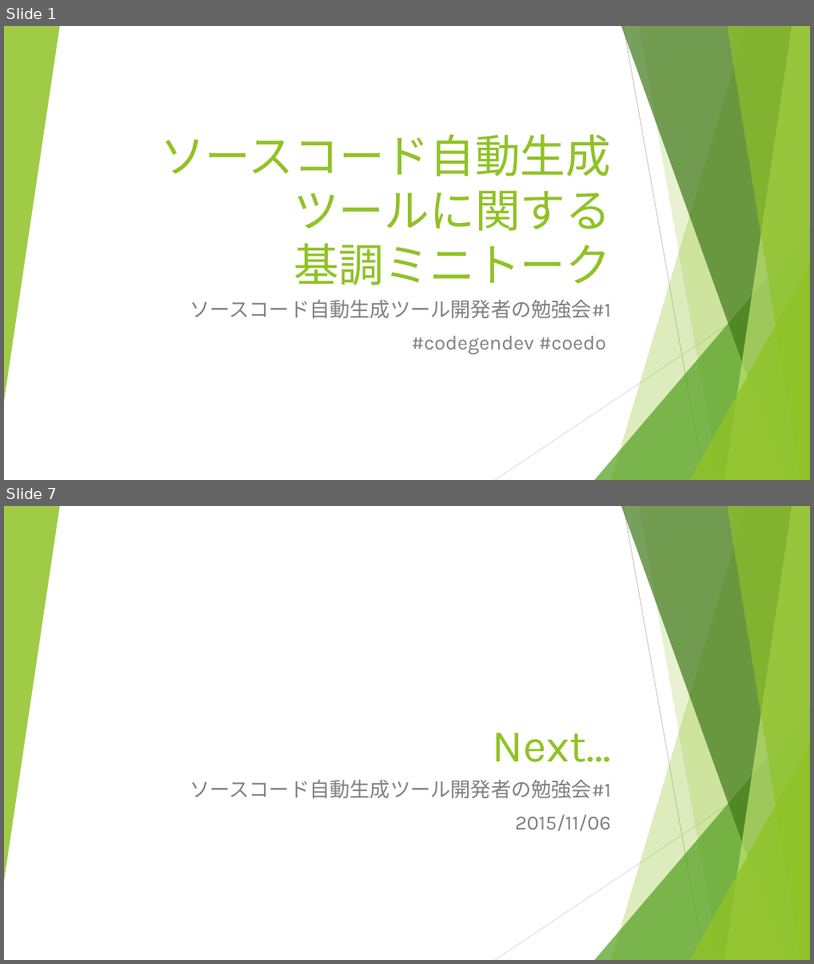
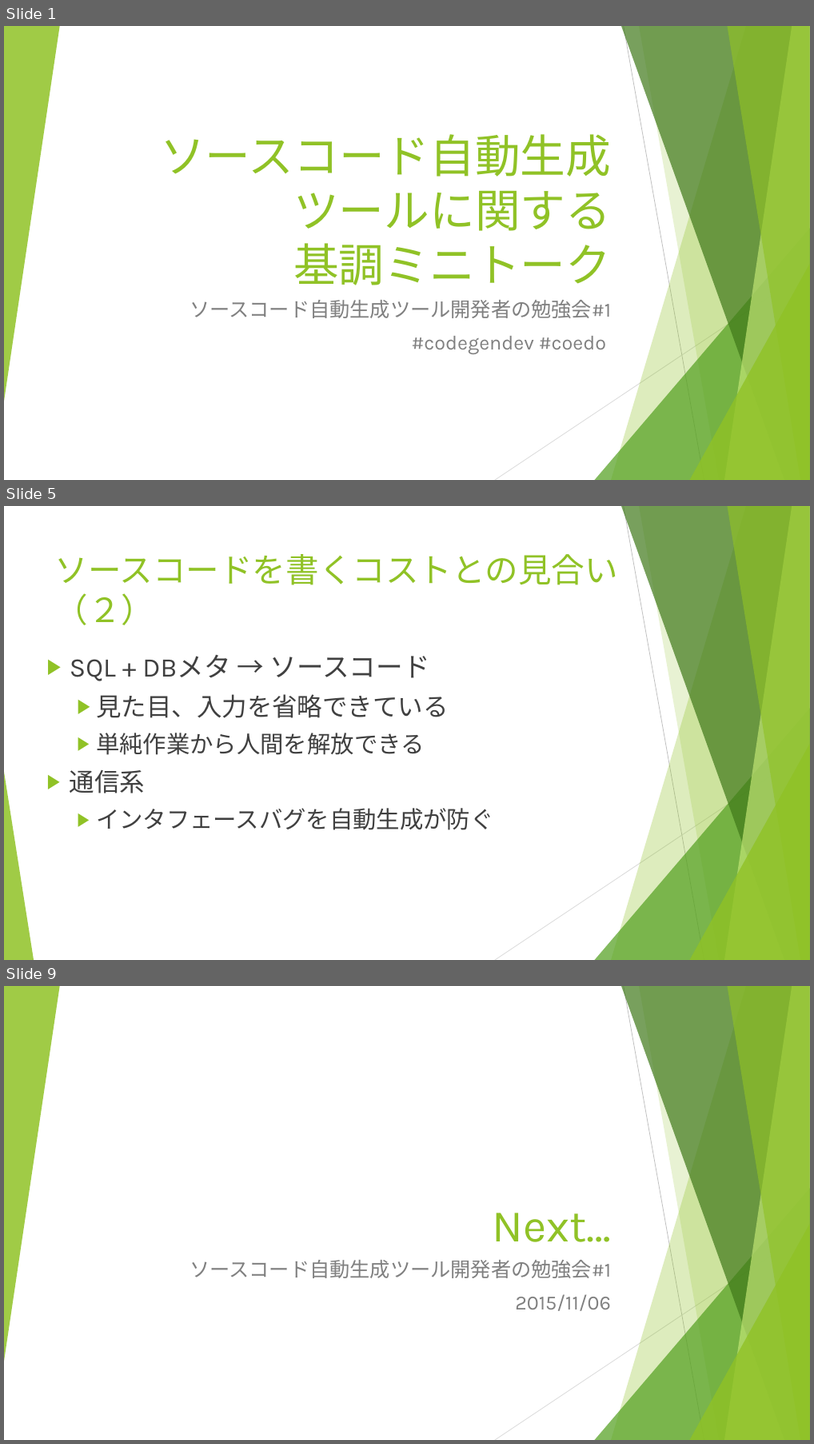
Before and after one commit to igapyon/docs, a slide deck: ppt/codegendev-opening.pptx. Shown one above the other, each under a label of ours: slides 1 and 7 before the commit, slides 1, 5 and 9 after it; the slides between them are not shown. The pictures are 814x964 and 814x1444 pixels, drawn with LibreOffice and Linux fonts; fonts in the diff are those of the drawing. Boxes give left, top, right and bottom in pixels: in the first picture for what was removed or moved away, otherwise in the second. Text is boxed around its words. In the diff, an @@ line names an element or a change of style, - is before the commit and + after.

```diff
--- a/ppt/codegendev-opening.pptx
+++ b/ppt/codegendev-opening.pptx
@@ slide 5 added at (4, 506, 810, 960), background #FFFFFF; not listed: 9 template elements that a slide beside it also shows @@
@@ title added at (55, 554, 618, 625), 39.6 pt, text #90C226 @@
+ソースコードを書くコストとの見合い（２）
@@ text added at (70, 655, 494, 830), 28 pt, text #404040 @@
+▶ SQL + DBメタ → ソースコード
+  ▶ 見た目、入力を省略できている
+  ▶ 単純作業から人間を解放できる
+▶ 通信系
+  ▶ インタフェースバグを自動生成が防ぐ
@@ triangle added at (4, 772, 34, 960), fill #90C226 at 85% opacity @@
@@ what was slide 7 is now slide 9 @@
```
Also in this commit, not shown: 5 slides changed, 1 other slide added.
